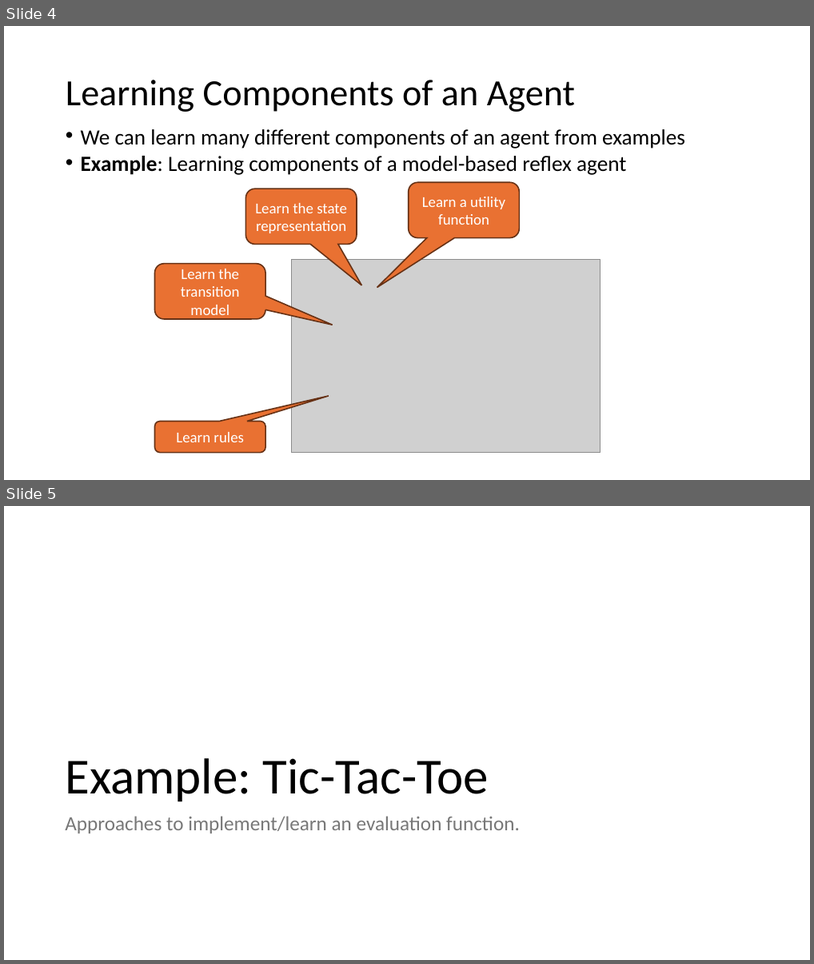
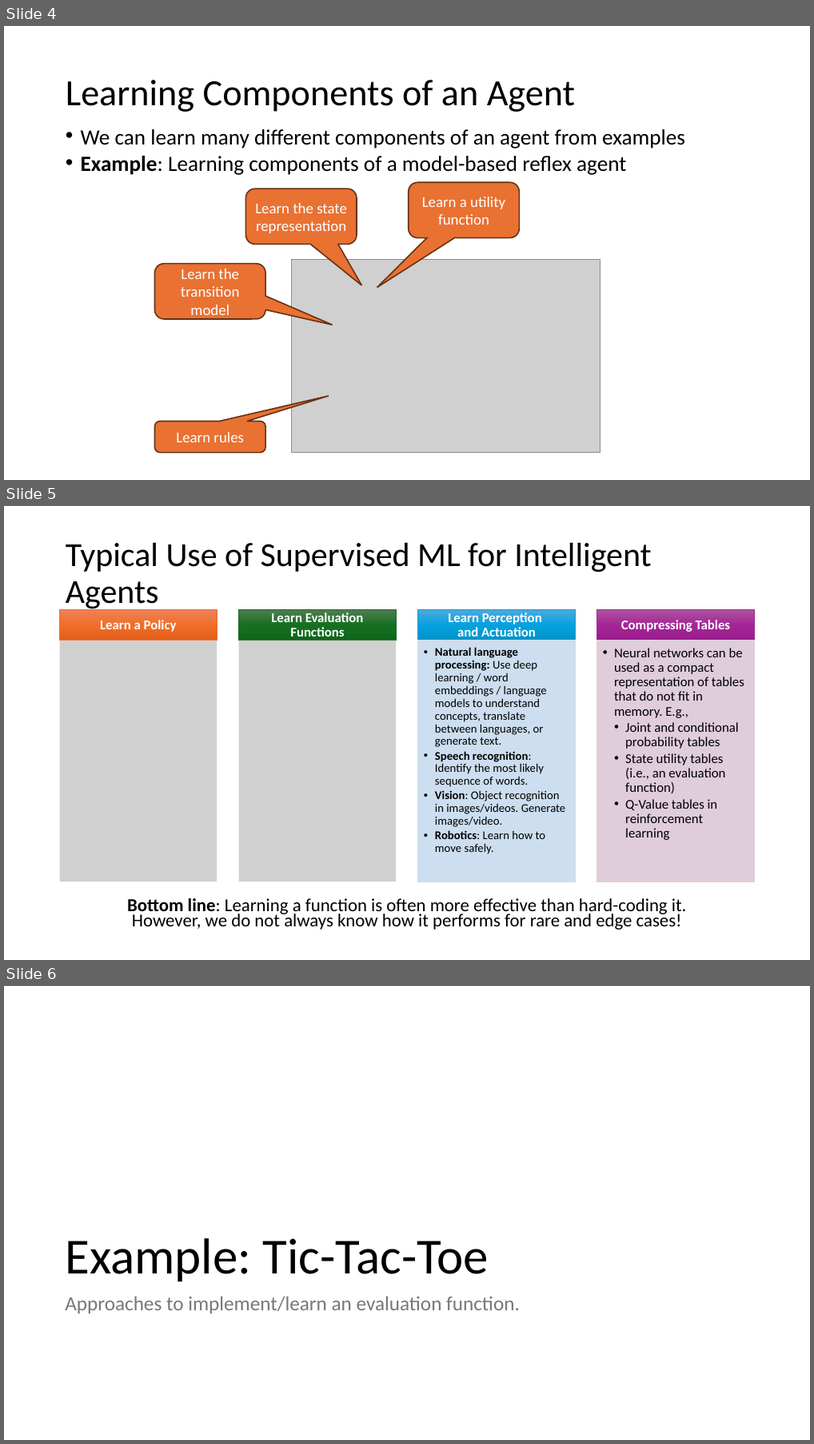
Before and after one commit to mhahsler/CS7320-AI, a slide deck: slides/19_ML_intro_discussion.pptx. Shown one above the other, each under a label of ours: slides 4 and 5 before the commit, slides 4, 5 and 6 after it. The pictures are 814x964 and 814x1444 pixels, drawn with LibreOffice and Linux fonts; fonts in the diff are those of the drawing; grey boxes stand for pictures. Boxes give left, top, right and bottom in pixels: in the first picture for what was removed or moved away, otherwise in the second. Text is boxed around its words. In the diff, an @@ line names an element or a change of style, - is before the commit and + after.

Commit message:
added slide.

```diff
--- a/slides/19_ML_intro_discussion.pptx
+++ b/slides/19_ML_intro_discussion.pptx
@@ slide 5 added at [4,506,810,960], background #FFFFFF @@
@@ title added at [66,543,651,611], 40 pt, text #000000 @@
+Typical Use of Supervised ML for Intelligent Agents
@@ freeform shape added at [60,610,217,640], fill gradient #ED8257 to #F26E29 to #E25F1A, outline #E97132 1 pt, 16 pt, text #FFFFFF, bold @@
+Learn a Policy
@@ freeform shape added at [238,610,396,640], fill gradient #4D7E50 to #156F21 to #0F661B, outline #196B24 1 pt, 16 pt, text #FFFFFF, bold @@
+Learn Evaluation Functions
@@ freeform shape added at [418,610,576,640], fill gradient #4CAADF to #05A2DF to #0092CB, outline #0F9ED5 1 pt, 16 pt, text #FFFFFF, bold @@
+Learn Perception
+and Actuation
@@ freeform shape added at [598,610,754,640], fill gradient #AC53A0 to #A62598 to #991C8B, outline #A02B93 1 pt, 16 pt, text #FFFFFF, bold @@
+Compressing Tables
@@ picture added at [60,640,217,882] @@
@@ picture added at [238,640,396,882] @@
@@ freeform shape added at [418,640,576,882], fill #CCDFEF at 90% opacity, outline #CCDFEF 1 pt, 14 pt, text #000000 @@
+  • Natural language processing: Use deep learning / word embeddings / language models to understand concepts, translate between languages, or generate text.
+  • Speech recognition: Identify the most likely sequence of words.
+  • Vision: Object recognition in images/videos. Generate images/video.
+  • Robotics: Learn how to move safely.
@@ freeform shape added at [598,640,754,882], fill #DFCDDC at 90% opacity, outline #DFCDDC 1 pt, 16 pt, text #000000 @@
+  • Neural networks can be used as a compact representation of tables that do not fit in memory. E.g.,
+    • Joint and conditional probability tables
+    • State utility tables (i.e., an evaluation function)
+    • Q-Value tables in reinforcement learning
@@ text added at [127,898,687,929], 21.7 pt, text #000000 @@
+Bottom line: Learning a function is often more effective than hard-coding it.
+However, we do not always know how it performs for rare and edge cases!
@@ what was slide 5 is now slide 6 @@
```
